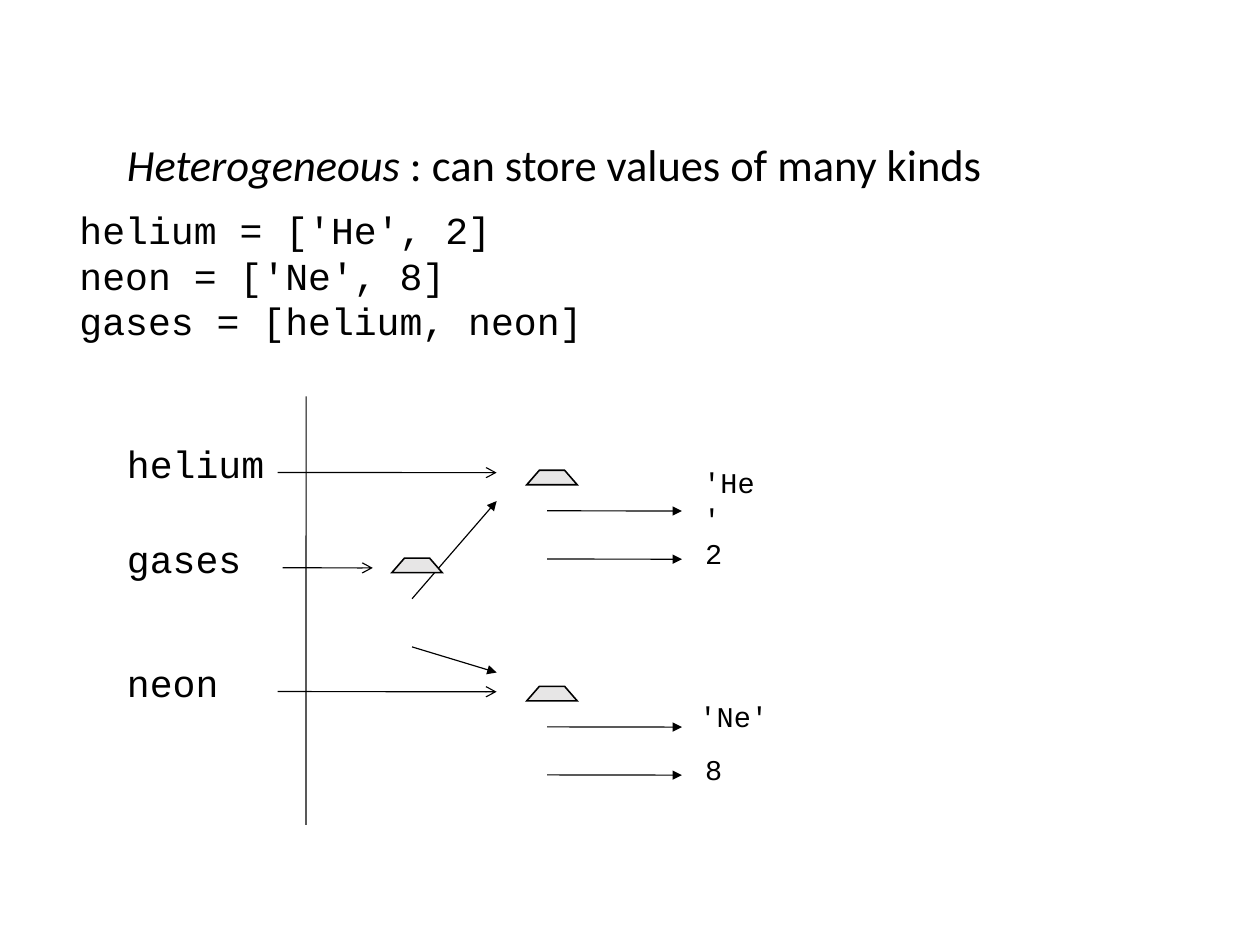
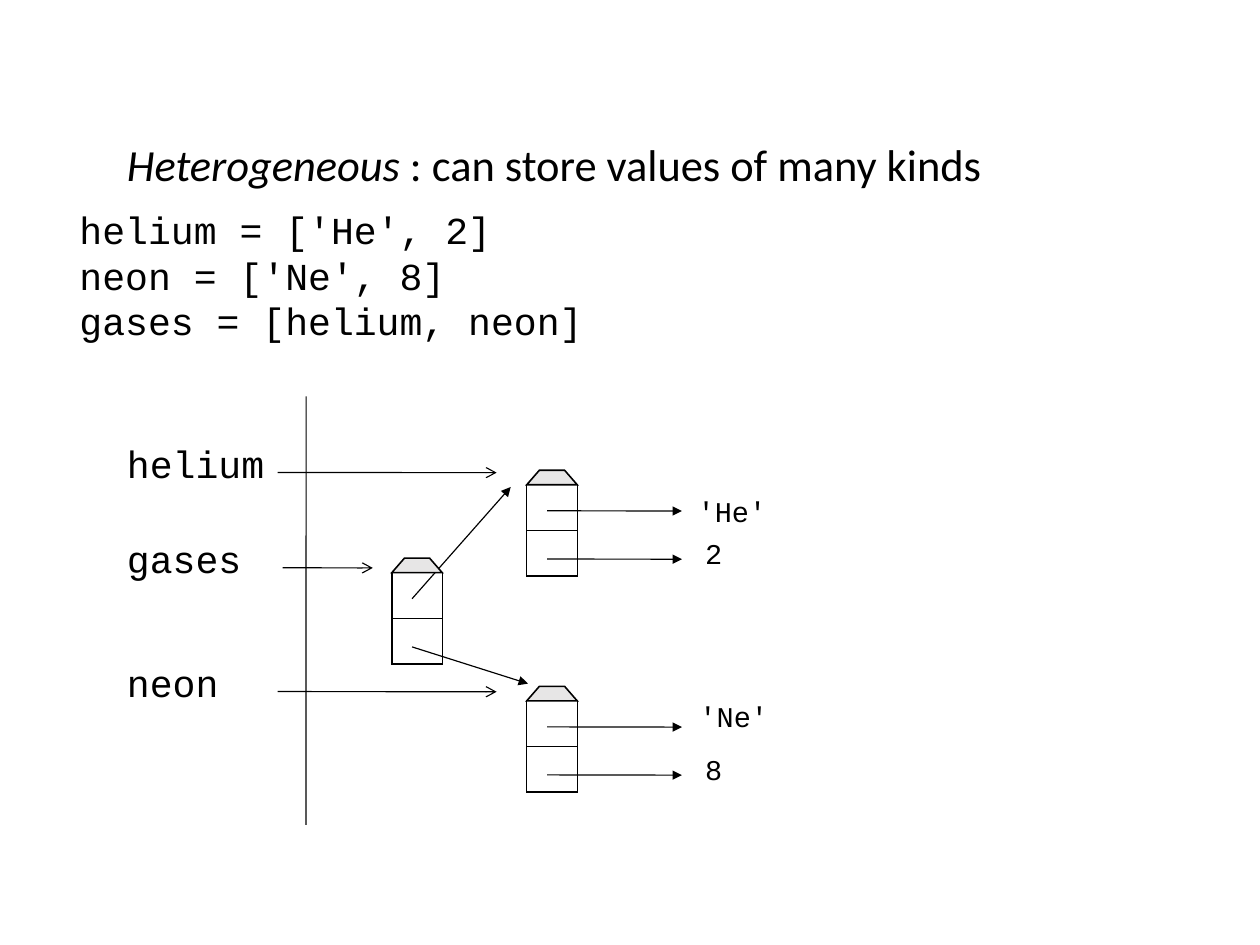
Before and after one commit to ncasuk/ncas-isc, a slide deck: slide 34 of python/presentations/learning_python/04_lists__slice__list_comp.pptx. Drawn at 1260x945 pixels with LibreOffice and Linux fonts; fonts in the diff are those of the drawing; background and template pictures are left out. Boxes give left, top, right and bottom in pixels: in the first picture for what was removed or moved away, otherwise in the second. Text is boxed around its words. In the diff, an @@ line names an element or a change of style, - is before the commit and + after.

```diff
--- a/python/presentations/learning_python/04_lists__slice__list_comp.pptx
+++ b/python/presentations/learning_python/04_lists__slice__list_comp.pptx
@@ arrow moved from (413, 599) - (497, 501) to (413, 599) - (511, 487) @@
@@ table at box(527, 485, 577, 576) @@
@@ borders changed @@
@@ text "'He'" rewrapped from box(703, 473, 754, 494) to box(698, 502, 767, 523) @@
@@ table at box(392, 573, 442, 664) @@
@@ borders changed @@
@@ arrow moved from (413, 647) - (497, 672) to (413, 647) - (528, 684) @@
@@ table at box(527, 701, 577, 792) @@
@@ borders changed @@
```
Also in this commit, not shown: 9 other slides changed, 2 slides added, 1 slide removed, 1 other file.
